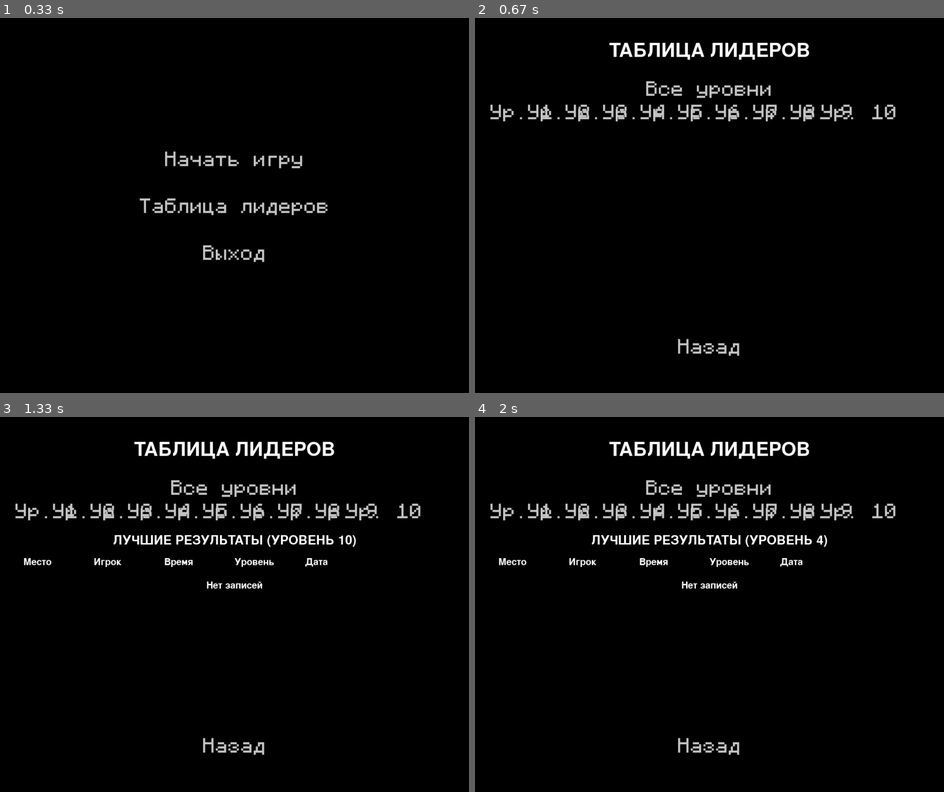
Above: before the commit, frames 1-4 (two rows, left to right).
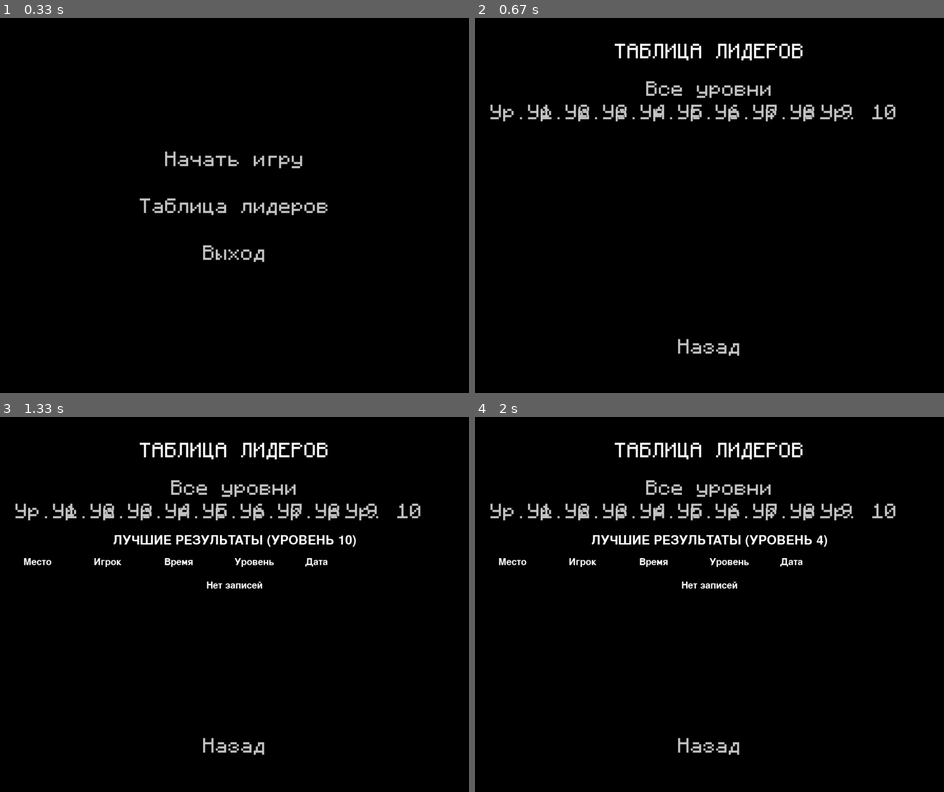
Above: after the commit, the same moments.

Repository: remalQ/pygame-project
Game: pygame game, started from Main.py
Same seed, same stepped clock (60 frames per second), same inputs: the game is played once before the commit and once after it.
Inputs (mouse positions are in pixels of both pictures, inside the frame that each line leads up to):
- Up to frame 1 (0.33 s): no input
- Up to frame 2 (0.67 s): click "Таблица лидеров" at 0.38 s
- Up to frame 3 (1.33 s): click "Все уровни" at 0.72 s; press the mouse at (384, 507) at 1.03 s; move the mouse to (393, 578) at 1.13 s; release the mouse at (398, 649) at 1.27 s
- Up to frame 4 (2 s): press the mouse at (747, 507) at 1.37 s; move the mouse to (718, 604) at 1.47 s; release the mouse at (686, 702) at 1.6 s; press the mouse at (634, 507) at 1.7 s; move the mouse to (596, 593) at 1.8 s; release the mouse at (554, 679) at 1.93 s

Frame 1 is identical in both runs. In frame 2, 1.2% of the frame differs, in the area x 28-72%, y 6-12%; in frame 3, 1.2%; in frame 4, 1.2%.

Commit message:
update font

Diff:
--- a/Game.py
+++ b/Game.py
@@ -168,7 +168,7 @@
 
         while completed_active:
             self.screen.fill(BLACK)
-            font = pygame.font.SysFont(None, 60)
+            font = pygame.font.Font("Fonts/Monocraft.otf", 40)
             text = font.render("Игра пройдена!", True, WHITE)
             self.screen.blit(text, (WIDTH // 2 - text.get_width() // 2, HEIGHT // 2 - 100))
             main_menu_button.draw(self.screen)
@@ -191,7 +191,7 @@
             self.records_db.add_record(player_name, completion_time, self.level)
 
     def draw_coin_counter(self):
-        font = pygame.font.SysFont(None, 40)
+        font = pygame.font.Font("Fonts/Monocraft.otf", 40)
         text = font.render(str(self.player.coins_collected), True, BLACK)
 
         # Отрисовываем иконку монеты и число собранных монет
--- a/LeaderboardMenu.py
+++ b/LeaderboardMenu.py
@@ -26,7 +26,7 @@
             screen.fill(BLACK)
 
             # Заголовок
-            font = pygame.font.SysFont(None, 60)
+            font = pygame.font.Font("Fonts/Monocraft.otf", 40)
             title = font.render("ТАБЛИЦА ЛИДЕРОВ", True, WHITE)
             screen.blit(title, (WIDTH // 2 - title.get_width() // 2, 50))
 
Binary file changed: game_records.db
